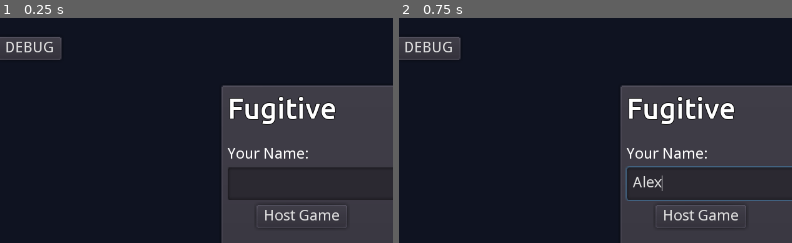
Above: before the commit, frames 1-2 (left to right).
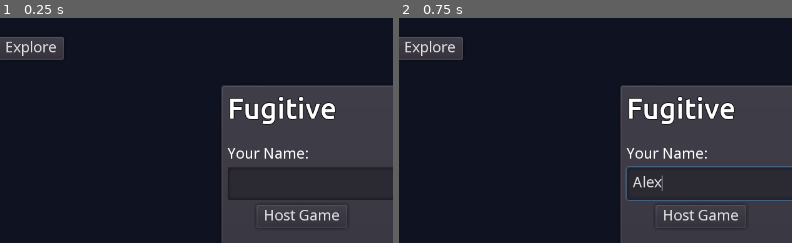
Above: after the commit, the same moments.

Repository: FugitiveTheGame/Fugitive
Game: Godot game, scene res://screens/mainmenu/MainMenu.tscn
Two runs of this game, one before a commit and one after it. Both use one fixed random seed, a clock stepped at 60 frames per second and the inputs below.
Inputs (mouse positions are % of the whole screen's width and height, from its top left):
- Up to frame 1 (0.25 s): no input
- Up to frame 2 (0.75 s): click (49, 37) at 0.52 s; type "Alex" at 0.6 s
The pictures show only the part of the screen within x 1-51%, y 0-50%; the shares and areas given below are measured in that part.

The runs differ from the first frame. In frame 1, 0.4% of the frame differs, in the area x 2-17%, y 8-19%; in frame 2, 0.4%.

Commit message:
Added Explore button to main menu
Allow people to at least check out the game a little if they have no friends

Diff:
--- a/maps/map_01/Map_01_dev.gd
+++ b/maps/map_01/Map_01_dev.gd
@@ -40,3 +40,7 @@
 func pre_configure_game():
 	# Skip the parent impl, we dont want none of that code in dev
 	pass
+
+remotesync func end_game(seekersWon: bool):
+	Network.reset_game()
+	get_tree().change_scene('res://screens/mainmenu/MainMenu.tscn')
--- a/screens/mainmenu/MainMenu.gd
+++ b/screens/mainmenu/MainMenu.gd
@@ -18,10 +18,12 @@
 	get_tree().connect("network_peer_disconnected", self, "network_peer_disconnected")
 	get_tree().connect("server_disconnected", self, "server_disconnected")
 
+	"""
 	if OS.is_debug_build():
 		$DebugButton.show()
 	else:
 		$DebugButton.hide()
+	"""
 
 	var args := OS.get_cmdline_args()
 	print("Command Line args: %d" % [args.size()])
--- a/screens/mainmenu/MainMenu.tscn
+++ b/screens/mainmenu/MainMenu.tscn
@@ -243,12 +243,12 @@
 "_edit_use_anchors_": true
 }
 
-[node name="DebugButton" type="Button" parent="."]
+[node name="ExploreButton" type="Button" parent="."]
 margin_left = 30.3252
 margin_top = 30.3252
 margin_right = 88.3252
 margin_bottom = 50.3252
-text = "DEBUG"
+text = "Explore"
 __meta__ = {
 "_edit_use_anchors_": false
 }
@@ -258,4 +258,4 @@
 [connection signal="pressed" from="PanelContainer/VBoxContainer/HBoxContainer/CenterJoin/JoinGameButton" to="." method="_on_JoinGameButton_pressed"]
 [connection signal="pressed" from="JoinGameDialog/CenterContainer/Verticle/HBoxContainer/ConnectButton" to="." method="_on_ConnectButton_pressed"]
 [connection signal="pressed" from="JoinGameDialog/CenterContainer/Verticle/HBoxContainer/CancelButton" to="." method="_on_CancelButton_pressed"]
-[connection signal="pressed" from="DebugButton" to="." method="_on_DebugButton_pressed"]
+[connection signal="pressed" from="ExploreButton" to="." method="_on_DebugButton_pressed"]
